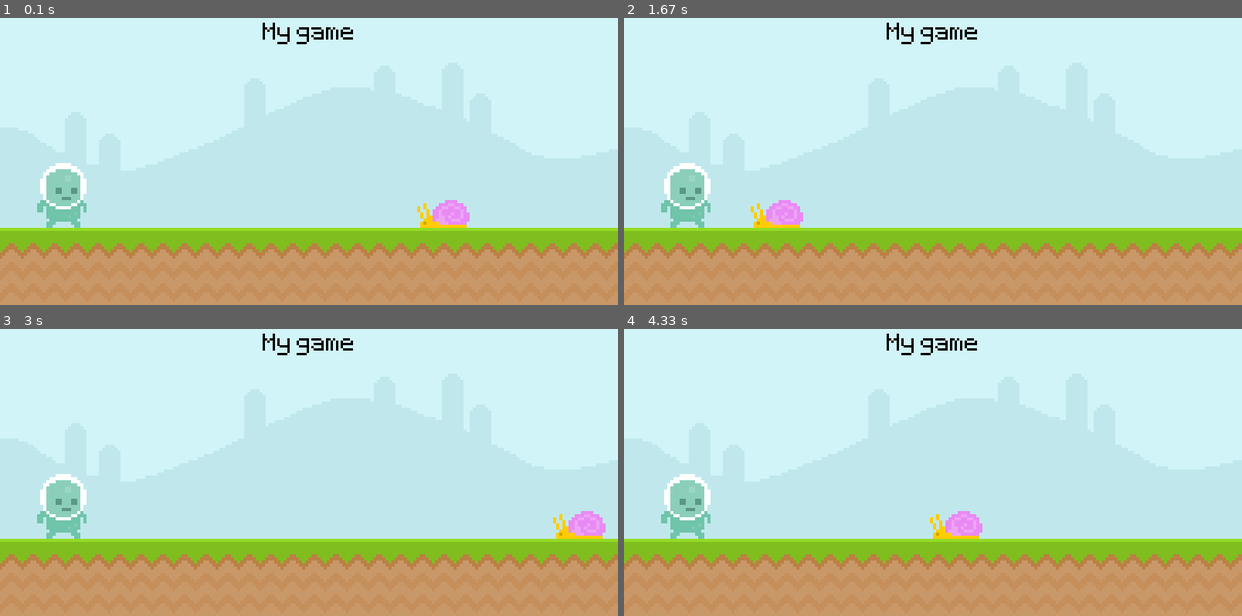
Above: before the commit, frames 1-4 (two rows, left to right).
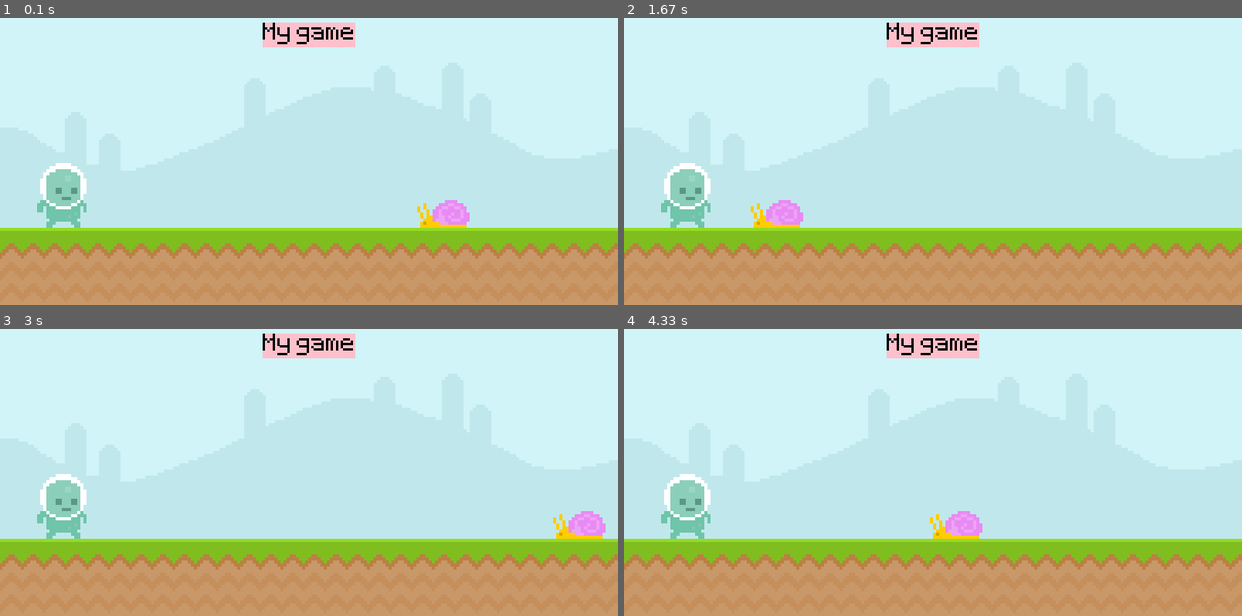
Above: after the commit, the same moments.

Repository: KendyCode/learn_pygame
Game: pygame game, started from main.py
Two runs of this game, one before a commit and one after it. Both use one fixed random seed, a clock stepped at 60 frames per second and the inputs below.
Inputs:
- Up to frame 1 (0.1 s): no input
- Up to frame 2 (1.67 s): no input
- Up to frame 3 (3 s): no input
- Up to frame 4 (4.33 s): no input

The runs differ from the first frame. In frame 1, 1.0% of the frame differs, in the area x 42-58%, y 1-11%; in frame 2, 1.0%; in frame 3, 1.0%; in frame 4, 1.0%.

Commit message:
pour dessiner des lignes

Diff:
--- a/main.py
+++ b/main.py
@@ -39,6 +39,13 @@
 
     screen.blit(sky_surface,(0,0))
     screen.blit(ground_surface,(0,300))
+    pygame.draw.rect(screen,"Pink", score_rect)
+    pygame.draw.rect(screen,"Pink", score_rect,10)
+
+    # Pour dessiner une ligne
+    # pygame.draw.line(screen,"Gold", (0,0),(800,400),10)
+    # Pour dessiner une ligne qui suit la position de la souris
+    # pygame.draw.line(screen,"Gold", (0,0),pygame.mouse.get_pos(),10)
 
     screen.blit(score_surf,score_rect)
 
